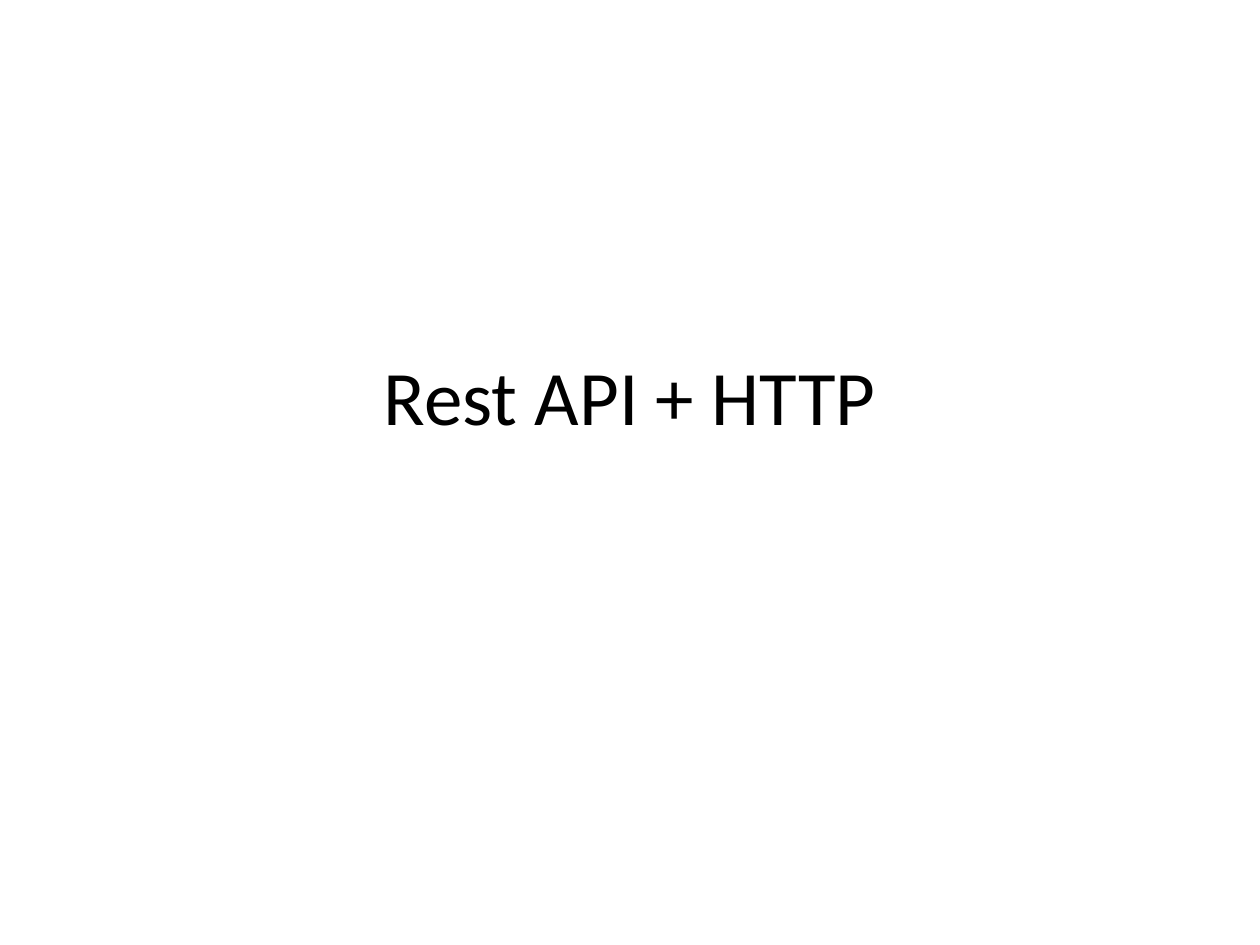
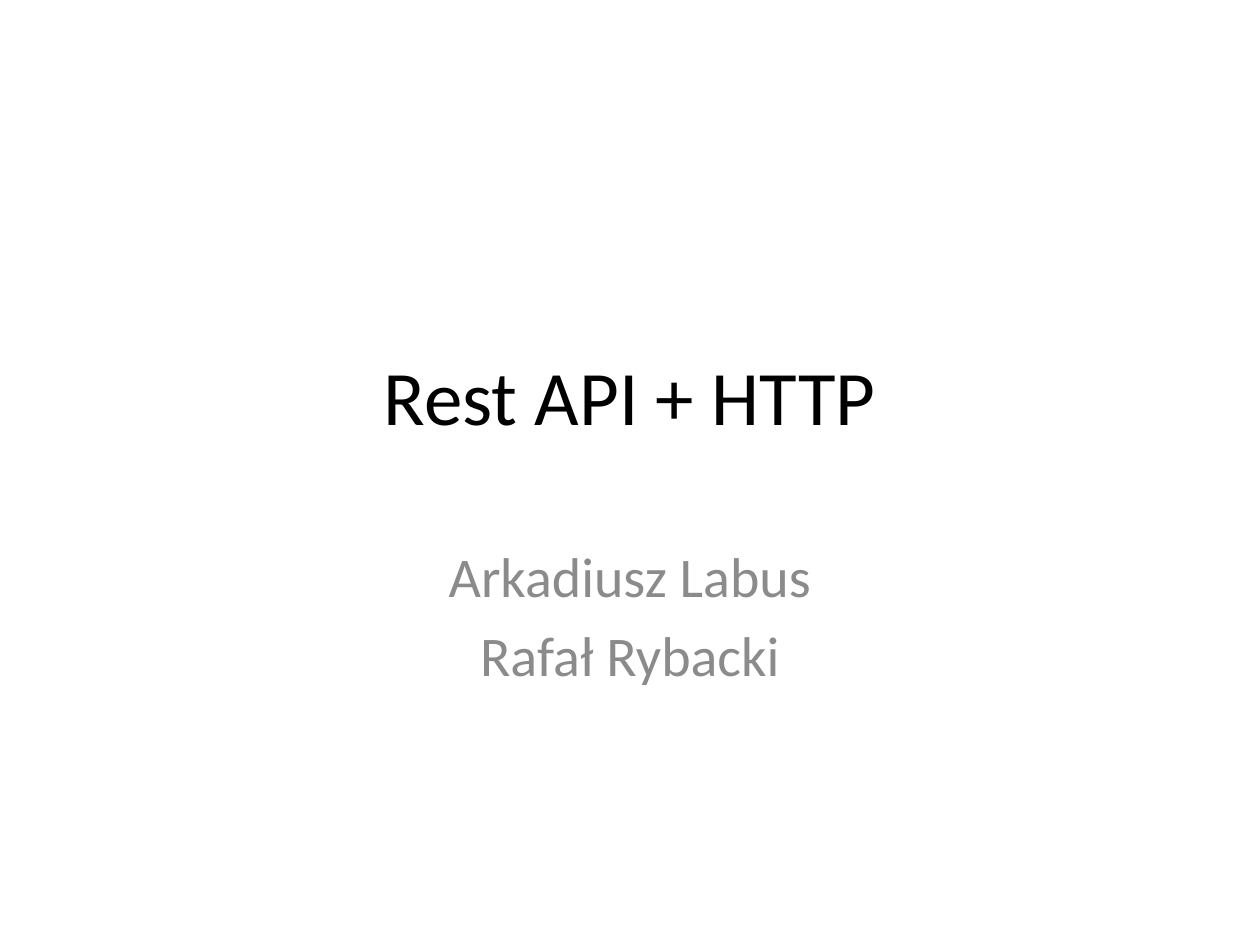
Before and after one commit to rybeek84/microservices-part1, a slide deck: slide 1 of monolit/documentation/microservices lectures/HTTP + REST.pptx. Drawn at 1260x945 pixels with LibreOffice and Linux fonts; fonts in the diff are those of the drawing. Boxes give left, top, right and bottom in pixels: in the first picture for what was removed or moved away, otherwise in the second. Text is boxed around its words. In the diff, an @@ line names an element or a change of style, - is before the commit and + after.

```diff
--- a/monolit/documentation/microservices lectures/HTTP + REST.pptx
+++ b/monolit/documentation/microservices lectures/HTTP + REST.pptx
@@ subtitle added at (449,558,811,685), 32 pt, text #8C8C8C @@
+Arkadiusz Labus
+Rafał Rybacki
```
Also in this commit, not shown: 1 other slide changed, 1 slide added, 5 other files.
